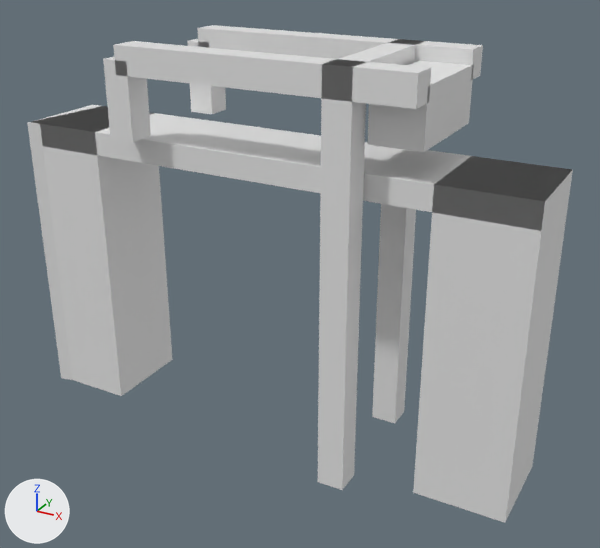
One commit to the glTF model models/vries/vries-brug-72a9f3d2/vries-brug-72a9f3d2.glb: the scene before it, then after it.
Rendered twice from a 50 mm lens placed at (13.3, -22.4, 7.2), pointed at (0.9, 0.1, -4.1). Lighting does not change. The marker at lower left points along +X, +Y and +Z. The first picture is the older version.

The first picture shows 'building:balans', 'building:balans 2', 'building:contragewicht', 'building:hamei', 'building:hamei 2', 'building:hangstang', 'building:hangstang 2', 'building:portaal', 'road:dek', 'road:landhoofd (aangenomen)', 'road:landhoofd (aangenomen) 2'.
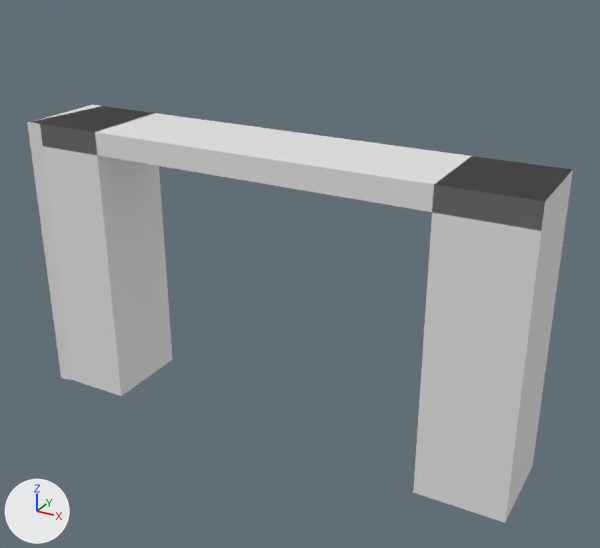
Edits to the scene script, one JSON object a line:
```json
{"op": "remove", "block": "ob_building_hamei", "code": ["ob_building_hamei = bpy.data.objects.new('building:hamei', me_hamei)", "ob_building_hamei.location = (0.0, 0.0, 0.0)"]}
{"op": "remove", "block": "ob_building_hamei_2", "code": ["ob_building_hamei_2 = bpy.data.objects.new('building:hamei 2', me_hamei_2)", "ob_building_hamei_2.location = (0.0, 0.0, 0.0)"]}
{"op": "remove", "block": "ob_building_portaal", "code": ["ob_building_portaal = bpy.data.objects.new('building:portaal', me_portaal)", "ob_building_portaal.location = (0.0, 0.0, 0.0)"]}
{"op": "remove", "block": "ob_building_balans", "code": ["ob_building_balans = bpy.data.objects.new('building:balans', me_balans)", "ob_building_balans.location = (0.0, 0.0, 0.0)"]}
{"op": "remove", "block": "ob_building_hangstang", "code": ["ob_building_hangstang = bpy.data.objects.new('building:hangstang', me_hangstang)", "ob_building_hangstang.location = (0.0, 0.0, 0.0)"]}
{"op": "remove", "block": "ob_building_balans_2", "code": ["ob_building_balans_2 = bpy.data.objects.new('building:balans 2', me_balans_2)", "ob_building_balans_2.location = (0.0, 0.0, 0.0)"]}
{"op": "remove", "block": "ob_building_hangstang_2", "code": ["ob_building_hangstang_2 = bpy.data.objects.new('building:hangstang 2', me_hangstang_2)", "ob_building_hangstang_2.location = (0.0, 0.0, 0.0)"]}
{"op": "remove", "block": "ob_building_contragewicht", "code": ["ob_building_contragewicht = bpy.data.objects.new('building:contragewicht', me_contragewicht)", "ob_building_contragewicht.location = (0.0, 0.0, 0.0)"]}
```

Boxes [x1, y1, x2, y2] around the edits, measured in the pictures (600 x 548 px):
```json
{"object": "building:hamei 2", "change": "deleted", "before": [318, 59, 366, 490]}
{"object": "building:balans 2", "change": "deleted", "before": [113, 41, 431, 109]}
{"object": "building:hamei", "change": "deleted", "before": [372, 39, 424, 423]}
{"object": "building:contragewicht", "change": "deleted", "before": [367, 61, 473, 152]}
{"object": "building:balans", "change": "deleted", "before": [197, 25, 483, 80]}
{"object": "building:hangstang 2", "change": "deleted", "before": [103, 57, 151, 142]}
{"object": "building:portaal", "change": "deleted", "before": [331, 41, 417, 65]}
{"object": "building:hangstang", "change": "deleted", "before": [187, 39, 226, 114]}
```
